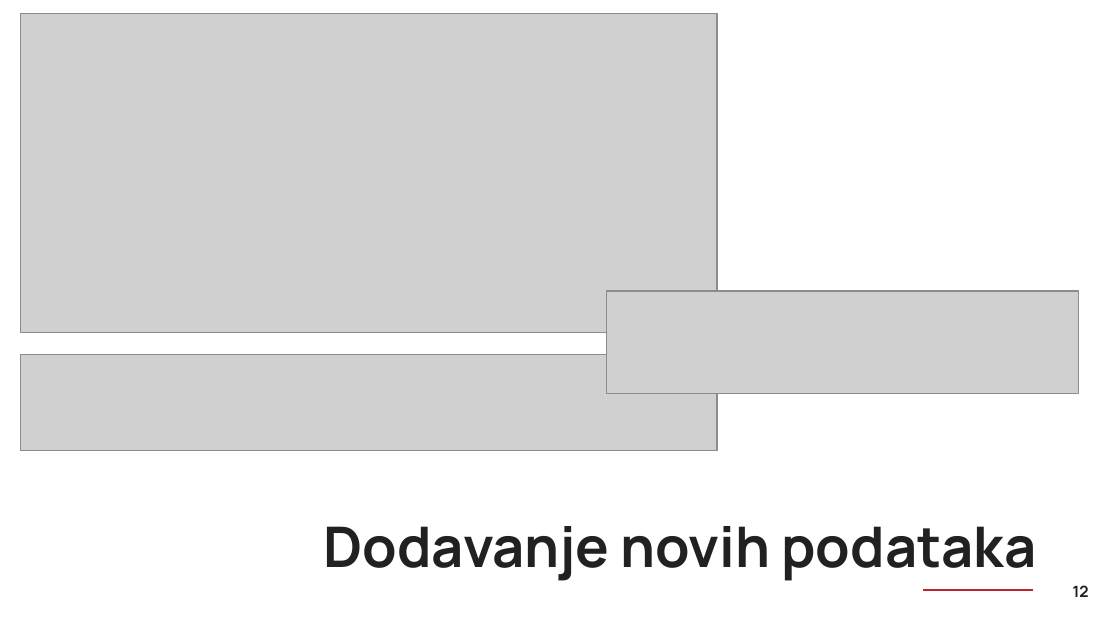
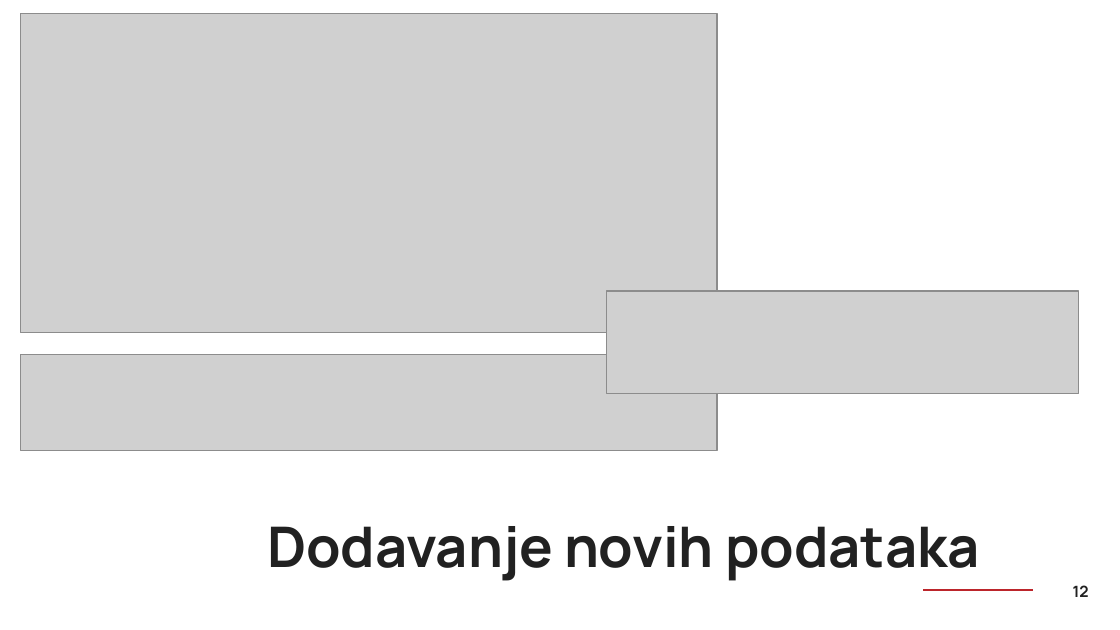
Before and after one commit to mnejra03/AI-Agent-, a slide deck: slide 12 of HealthPredict - AI Agent - IB220043.pptx. Drawn at 1120x630 pixels with LibreOffice and Linux fonts; fonts in the diff are those of the drawing; grey boxes stand for pictures; background and template pictures are left out. Boxes give left, top, right and bottom in pixels: in the first picture for what was removed or moved away, otherwise in the second. Text is boxed around its words. In the diff, an @@ line names an element or a change of style, - is before the commit and + after.

```diff
--- a/HealthPredict - AI Agent - IB220043.pptx
+++ b/HealthPredict - AI Agent - IB220043.pptx
@@ title "Dodavanje novih podataka": place and size @@
-title "Dodavanje novih podataka" at (324,526,1036,581)
+title "Dodavanje novih podataka" at (267,526,980,581)
```
Also in this commit, not shown: 3 other slides changed.
